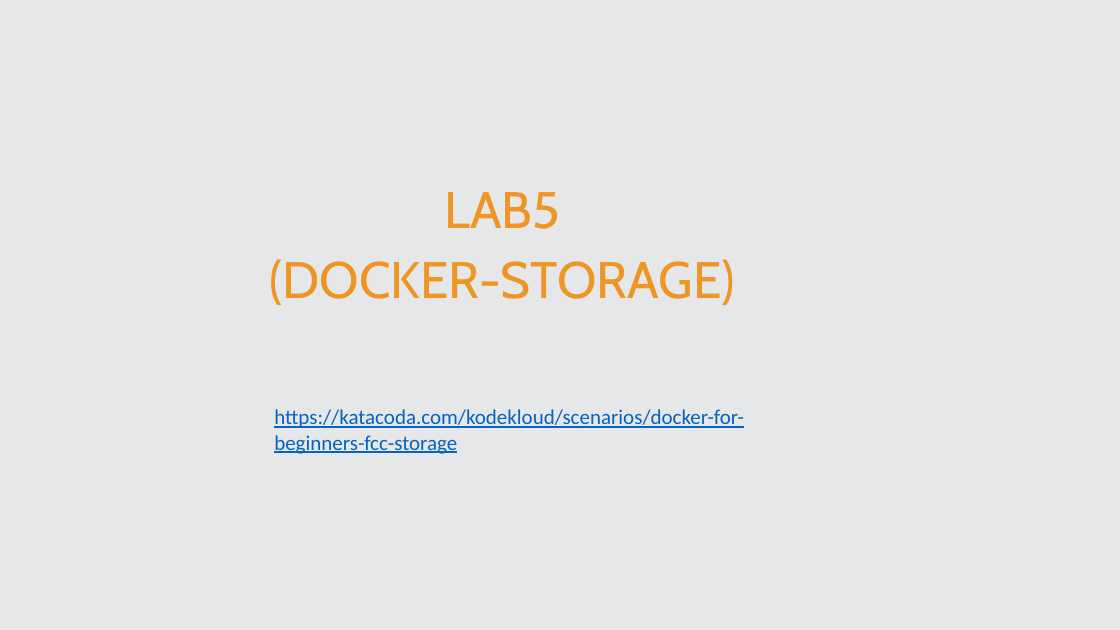
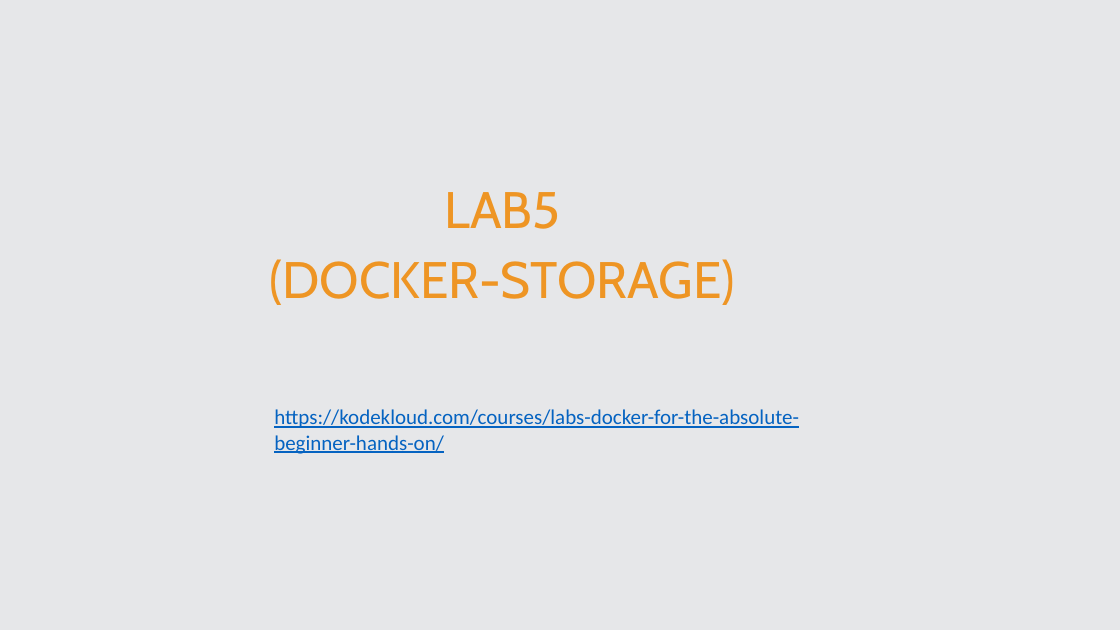
Before and after one commit to Zouhairzed/Docker-Course, a slide deck: slide 42 of Slide Docker Z.pptx. Drawn at 1120x630 pixels with LibreOffice and Linux fonts; fonts in the diff are those of the drawing. Boxes give left, top, right and bottom in pixels: in the first picture for what was removed or moved away, otherwise in the second. Text is boxed around its words. In the diff, an @@ line names an element or a change of style, - is before the commit and + after.

```diff
--- a/Slide Docker Z.pptx
+++ b/Slide Docker Z.pptx
@@ text at [274, 409, 799, 454]: text changed @@
-https://katacoda.com/kodekloud/scenarios/docker-for-beginners-fcc-storage
+https://kodekloud.com/courses/labs-docker-for-the-absolute-beginner-hands-on/
```
Also in this commit, not shown: 7 other slides changed, 1 other file.
